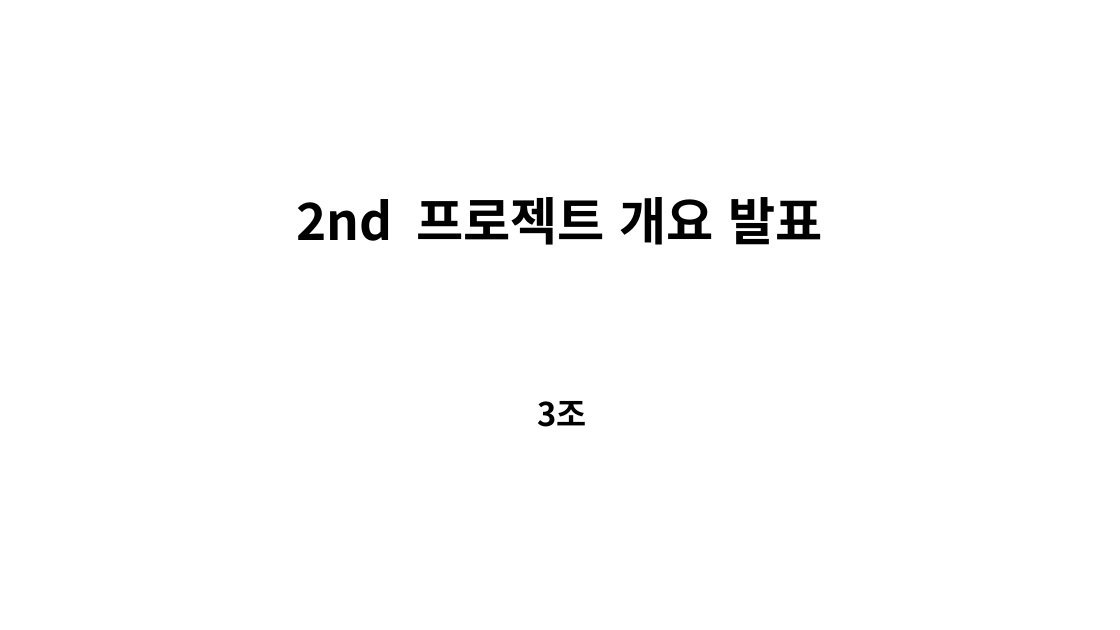
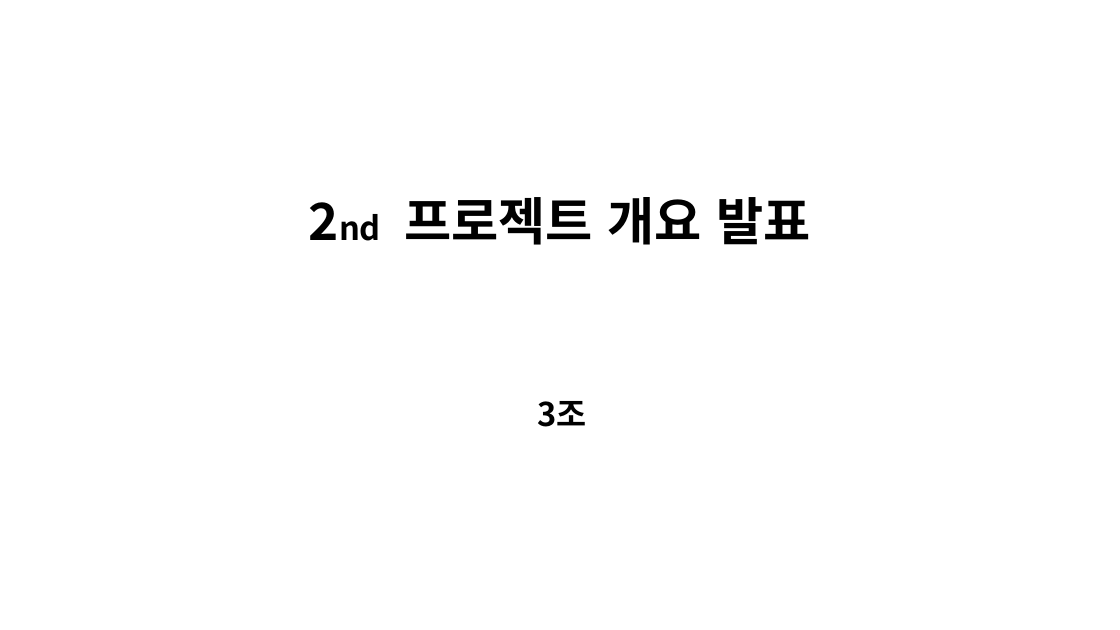
Before and after one commit to worldjohn/nb_team3_Hadoop, a slide deck: slide 1 of 3조 프로젝트개요 발표자료_v1.pptx. Drawn at 1120x630 pixels with LibreOffice and Linux fonts; fonts in the diff are those of the drawing. Boxes give left, top, right and bottom in pixels: in the first picture for what was removed or moved away, otherwise in the second. Text is boxed around its words. In the diff, an @@ line names an element or a change of style, - is before the commit and + after.

```diff
--- a/3조 프로젝트개요 발표자료_v1.pptx
+++ b/3조 프로젝트개요 발표자료_v1.pptx
@@ text "2nd 프로젝트 개요 발표" moved from (x1=297, y1=197, x2=822, y2=245) to (x1=404, y1=197, x2=810, y2=245) @@
@@ text "2nd 프로젝트 개요 발표" at (x1=404, y1=197, x2=810, y2=245): size 44 to 28 pt in "2nd" @@
```
